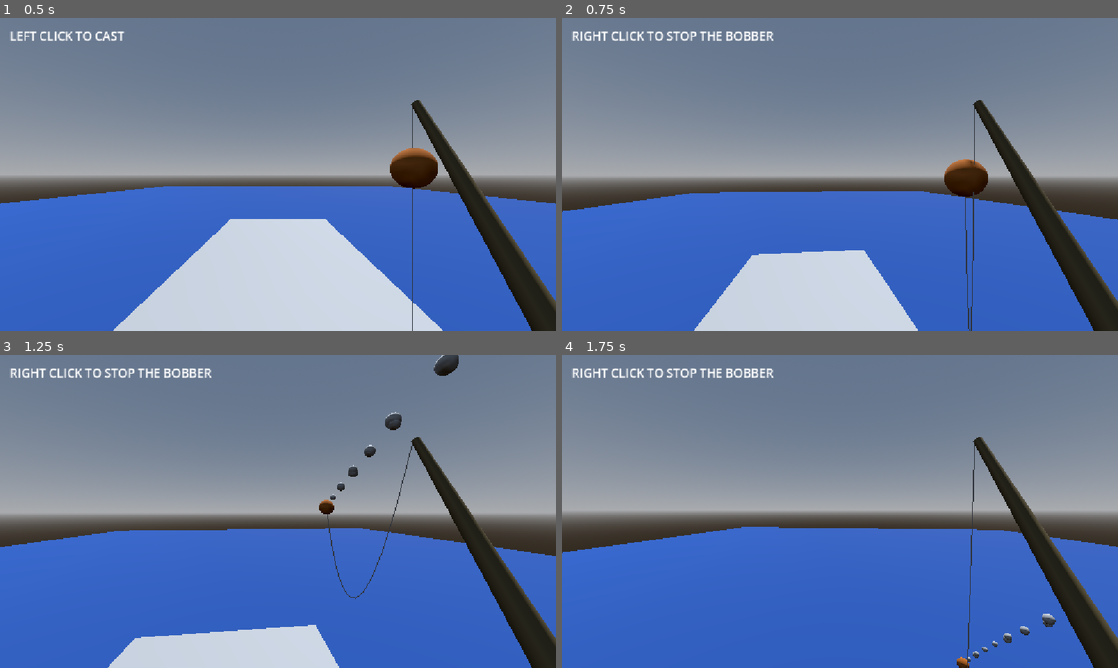
Above: before the commit, frames 1-4 (two rows, left to right).
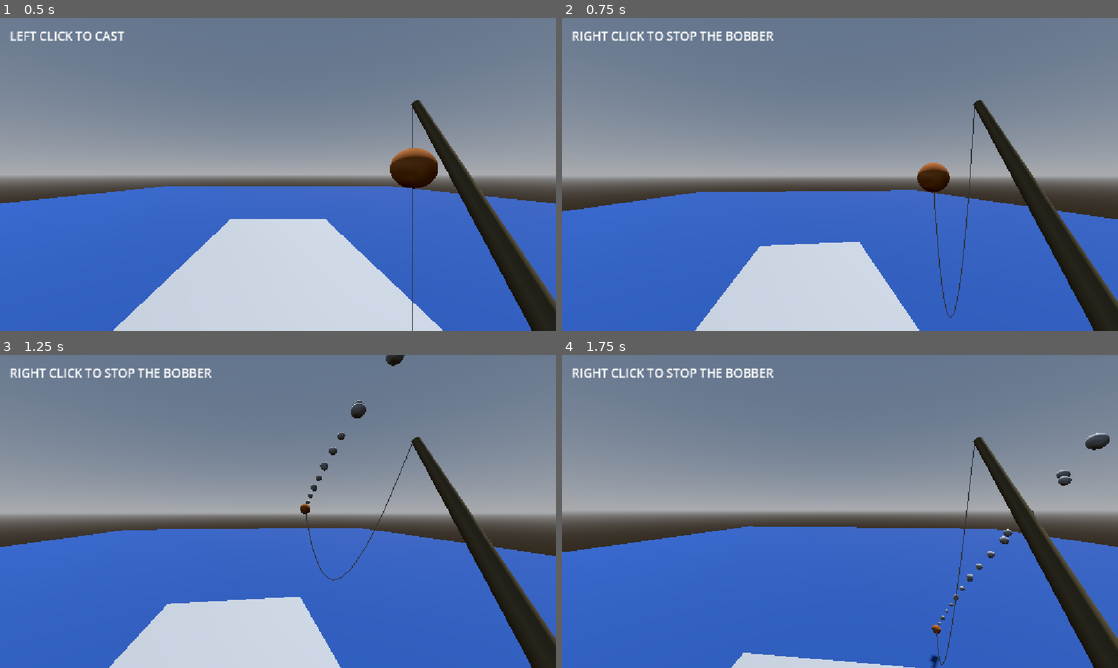
Above: after the commit, the same moments.

Repository: JunoDotNet/retro-fishing
Game: Godot game, scene res://Main.tscn
Same seed, same stepped clock (60 frames per second), same inputs: the game is played once before the commit and once after it. The project has no main scene, so this scene is started directly.
Inputs (mouse positions are in pixels of both pictures, inside the frame that each line leads up to):
- Up to frame 1 (0.5 s): no input
- Up to frame 2 (0.75 s): tap Enter (ui_accept) at 0.5 s; move the mouse to (867, 174) at 0.52 s; hold W (player_forward) from 0.53 s (still down); tap E (reel_in) at 0.6 s; click (867, 174) at 0.67 s
- Up to frame 3 (1.25 s): keep holding W (player_forward); tap Enter (ui_accept) at 0.77 s
- Up to frame 4 (1.75 s): keep holding W (player_forward); tap Enter (ui_accept) at 1.25, 1.52 s; move the mouse to (812, 511) at 1.27 s; tap E (reel_in) at 1.35 s

Frame 1 is identical in both runs. In frame 2, 2.1% of the frame differs, in the area x 23-100%, y 32-100%; in frame 3, 4.1%, in the area x 8-92%, y 0-100%; in frame 4, 2.0%.

Commit message:
improved player movement

Diff:
--- a/character_body_3d.gd
+++ b/character_body_3d.gd
@@ -2,6 +2,9 @@
 
 
 const SPEED = 5.0
+@export var acceleration: float = 20.0
+@export var deceleration: float = 15.0
+@export var air_control: float = 0.4
 const JUMP_VELOCITY = 4.5
 
 @export var mouse_sensitivity: float = 0.002 # allows players to control mouse senesitivity
@@ -24,12 +27,24 @@
 	# As good practice, you should replace UI actions with custom gameplay actions.
 	var input_dir := Input.get_vector("player_left", "player_right", "player_forward", "player_back")
 	var direction := (transform.basis * Vector3(input_dir.x, 0, input_dir.y)).normalized()
+
+	var current_acceleration = acceleration if is_on_floor() else acceleration * air_control
+
 	if direction:
-		velocity.x = direction.x * SPEED
-		velocity.z = direction.z * SPEED
+		velocity.x = move_toward(
+			velocity.x,
+			direction.x * SPEED,
+			current_acceleration * delta
+		)
+		velocity.z = move_toward(
+			velocity.z,
+			direction.z * SPEED,
+			current_acceleration * delta
+		)
 	else:
-		velocity.x = move_toward(velocity.x, 0, SPEED)
-		velocity.z = move_toward(velocity.z, 0, SPEED)
+		velocity.x = move_toward(velocity.x, 0, deceleration * delta)
+		velocity.z = move_toward(velocity.z, 0, deceleration * delta)
+
 
 	move_and_slide()
 
